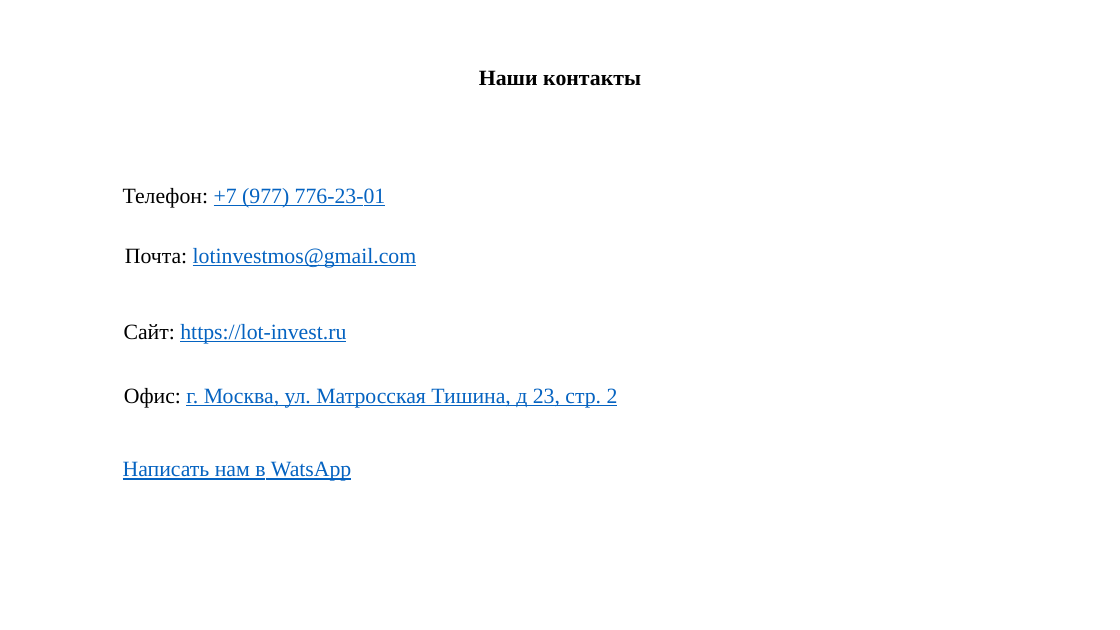
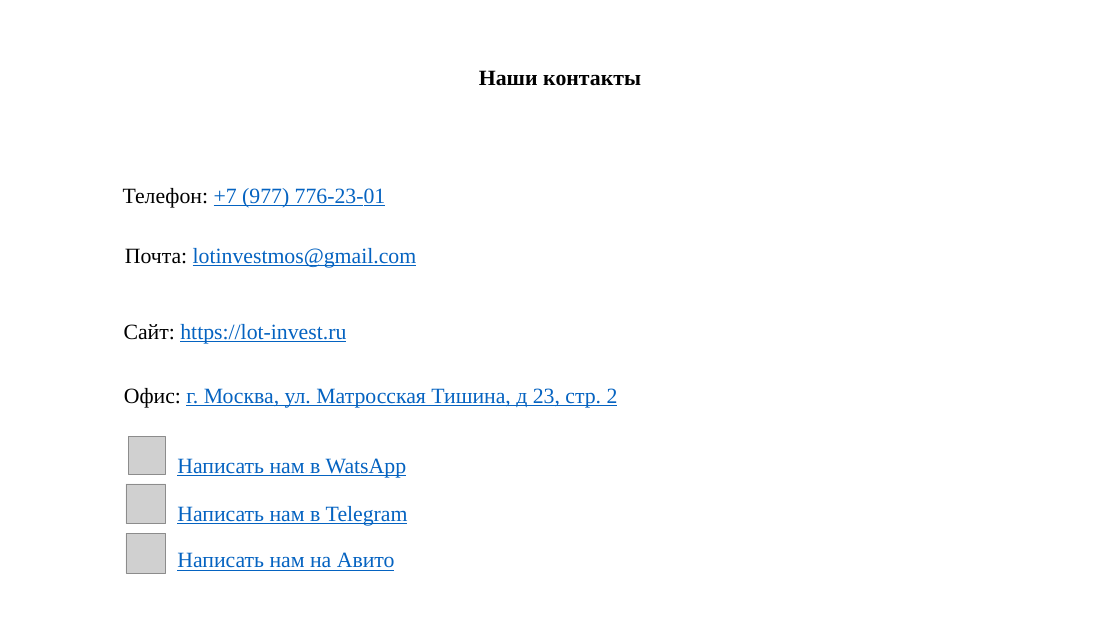
Before and after one commit to ipodprugin/togri-bot, a slide deck: slide 7 of templates/template3_approved_tested.pptx. Drawn at 1120x630 pixels with LibreOffice and Linux fonts; fonts in the diff are those of the drawing; grey boxes stand for pictures. Boxes give left, top, right and bottom in pixels: in the first picture for what was removed or moved away, otherwise in the second. Text is boxed around its words. In the diff, an @@ line names an element or a change of style, - is before the commit and + after.

```diff
--- a/templates/template3_approved_tested.pptx
+++ b/templates/template3_approved_tested.pptx
@@ picture added at (x1=128, y1=437, x2=166, y2=474) @@
@@ text "Написать нам в WatsApp" moved from (x1=123, y1=461, x2=351, y2=481) to (x1=177, y1=458, x2=406, y2=478) @@
@@ text "Написать нам в WatsApp" at (x1=177, y1=458, x2=406, y2=478): alignment centre to left @@
@@ picture added at (x1=126, y1=484, x2=166, y2=524) @@
@@ text added at (x1=177, y1=506, x2=408, y2=526), 28 pt, text #0563C1, underline @@
+Написать нам в Telegram
@@ picture added at (x1=126, y1=533, x2=166, y2=573) @@
@@ text added at (x1=177, y1=552, x2=395, y2=571), 28 pt, text #0563C1, underline @@
+Написать нам на Авито
```
Also in this commit, not shown: 1 other slide changed, 4 other files.
